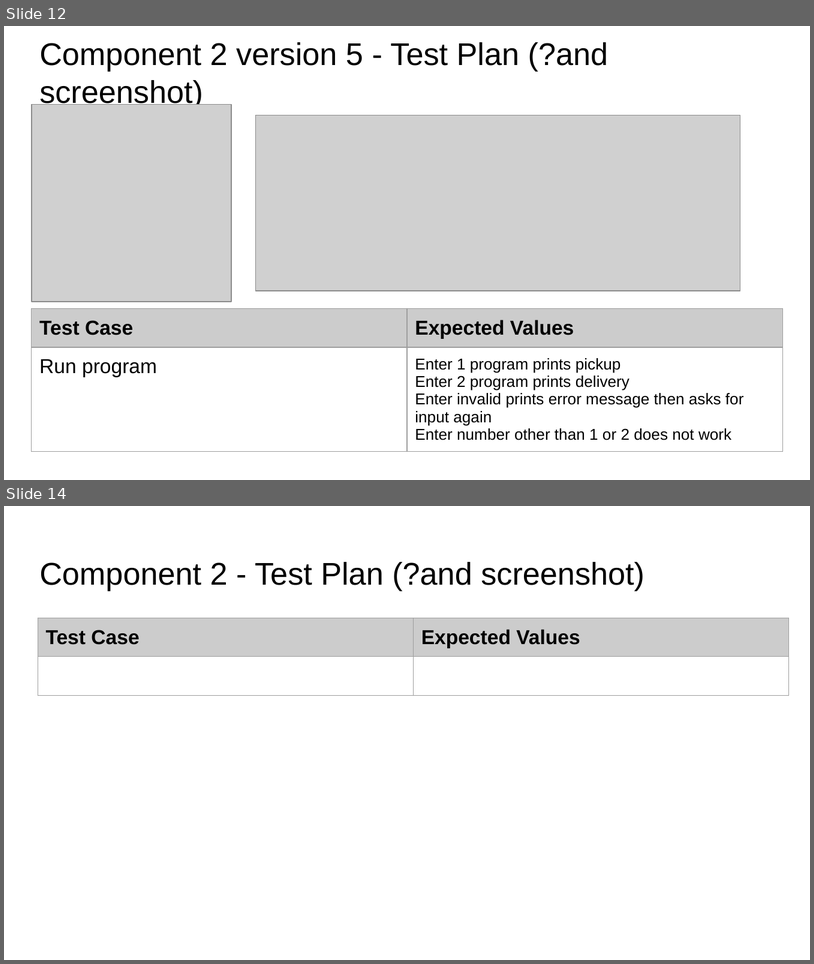
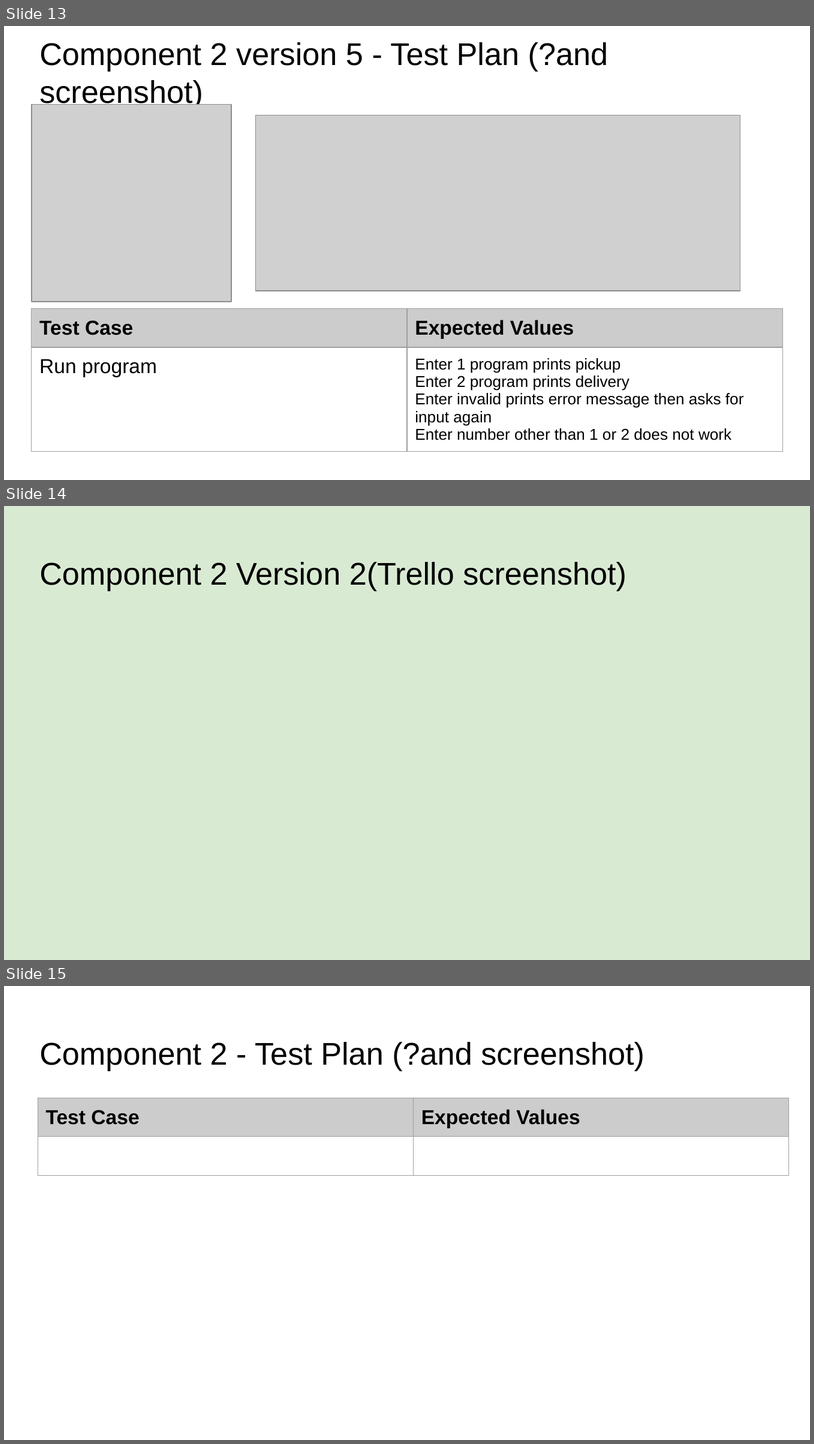
Before and after one commit to Luka-Timtam/Pizza-Bot, a slide deck: 022_91893+_+91897+Documentation.pptx. Shown one above the other, each under a label of ours: slides 12 and 14 before the commit, slides 13, 14 and 15 after it; the slides between them are not shown. The pictures are 814x964 and 814x1444 pixels, drawn with LibreOffice and Linux fonts; fonts in the diff are those of the drawing; grey boxes stand for pictures. Boxes give left, top, right and bottom in pixels: in the first picture for what was removed or moved away, otherwise in the second. Text is boxed around its words. In the diff, an @@ line names an element or a change of style, - is before the commit and + after.

Commit message:
22/05 powerpoint changes

```diff
--- a/022_91893+_+91897+Documentation.pptx
+++ b/022_91893+_+91897+Documentation.pptx
@@ slide 14 added at [4, 506, 810, 960], background #D9EAD3 @@
@@ title added at [39, 562, 627, 591], 28 pt, text #000000 @@
+Component 2 Version 2(Trello screenshot)
@@ what was slide 12 is now slide 13 @@
@@ what was slide 14 is now slide 15 @@
```
Also in this commit, not shown: 1 other slide added.
